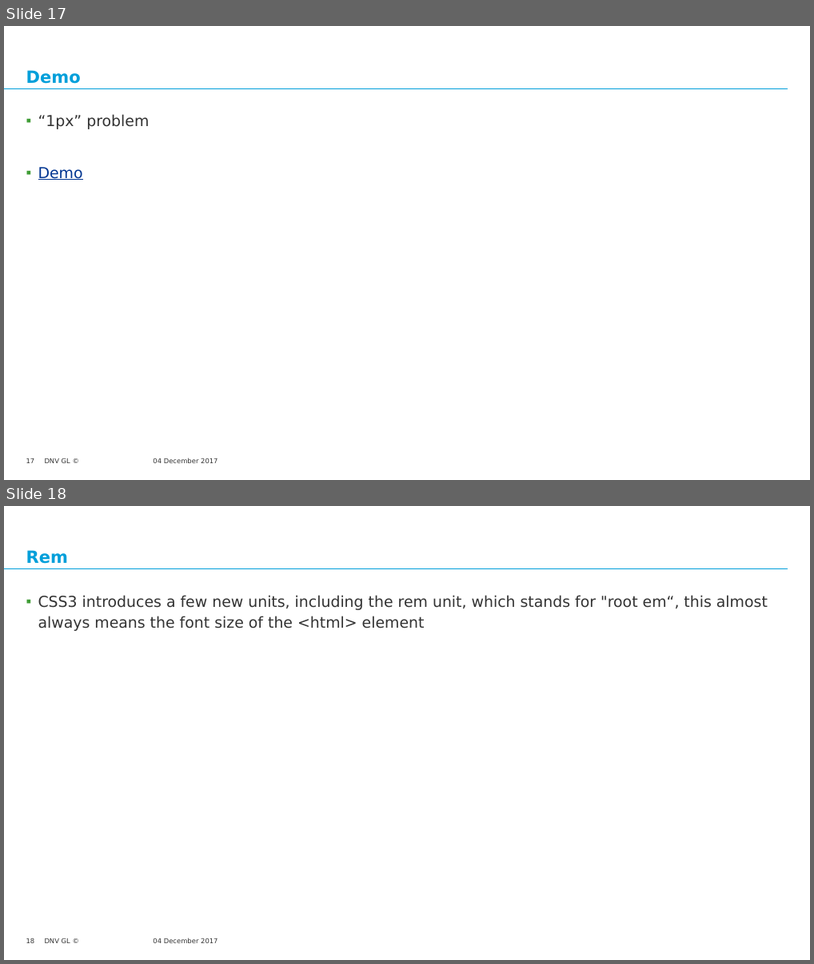
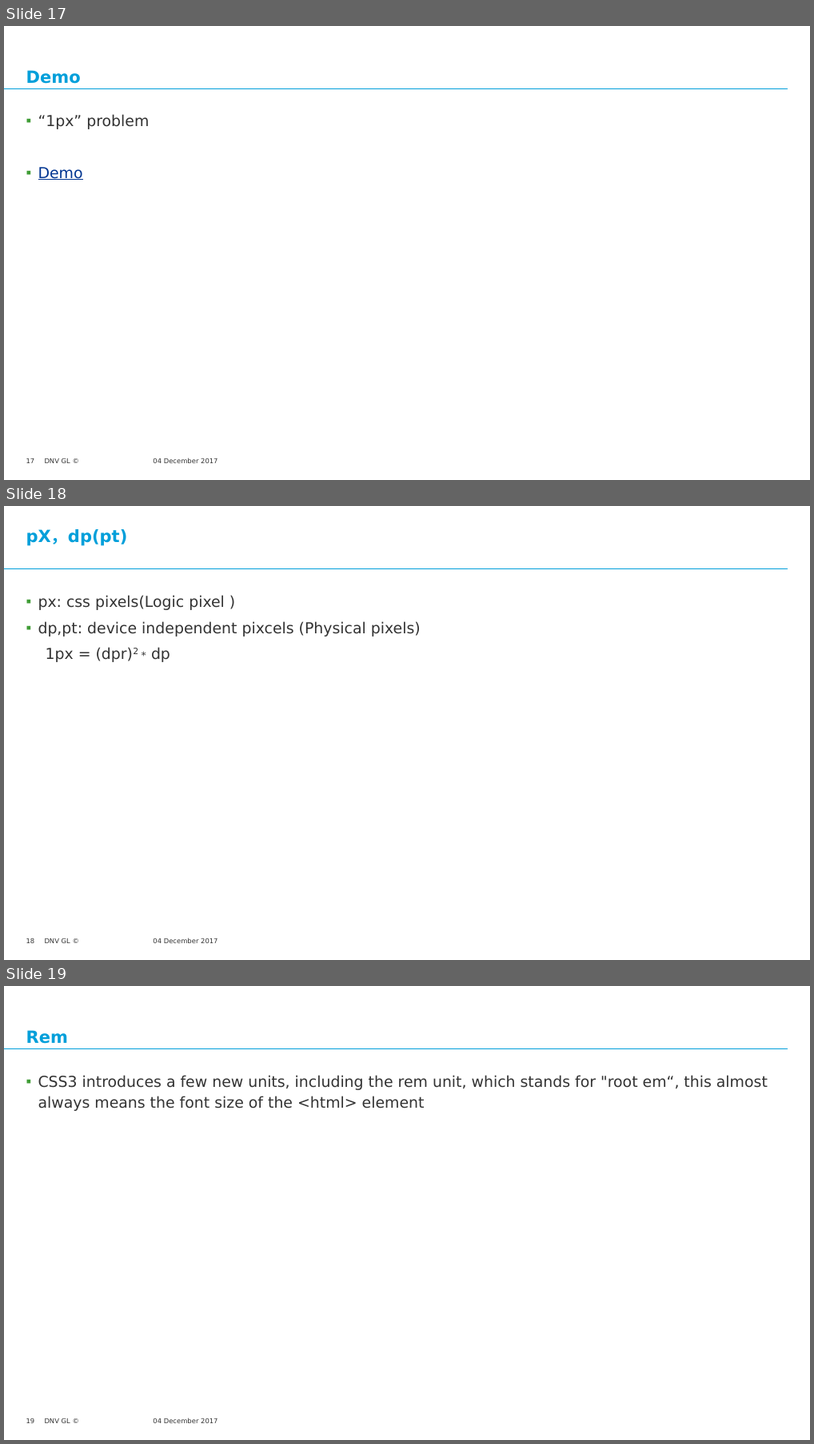
Before and after one commit to wuzinong/Html-Css, a slide deck: knowledgeSharing/TODO/Responsive Layout/Responsive Layout2.pptx. Shown one above the other, each under a label of ours: slides 17 and 18 before the commit, slides 17, 18 and 19 after it. The pictures are 814x964 and 814x1444 pixels, drawn with LibreOffice and Linux fonts; fonts in the diff are those of the drawing; background and template pictures are left out. Boxes give left, top, right and bottom in pixels: in the first picture for what was removed or moved away, otherwise in the second. Text is boxed around its words. In the diff, an @@ line names an element or a change of style, - is before the commit and + after.

```diff
--- a/knowledgeSharing/TODO/Responsive Layout/Responsive Layout2.pptx
+++ b/knowledgeSharing/TODO/Responsive Layout/Responsive Layout2.pptx
@@ slide 18 added at (4, 506, 810, 960), background #FFFFFF; not listed: 3 template elements that a slide beside it also shows @@
@@ title added at (26, 529, 128, 546), 20 pt, text #009FDA, bold @@
+pX，dp(pt)
@@ text added at (38, 595, 421, 662), 18 pt, text #333333 @@
+▪ px: css pixels(Logic pixel )
+▪ dp,pt: device independent pixcels (Physical pixels)
+1px = (dpr)2 * dp
@@ page number added at (26, 938, 35, 943), 8 pt, text #333333 @@
+18
@@ what was slide 18 is now slide 19 @@
```
Also in this commit, not shown: 2 slides changed, 1 other file.
